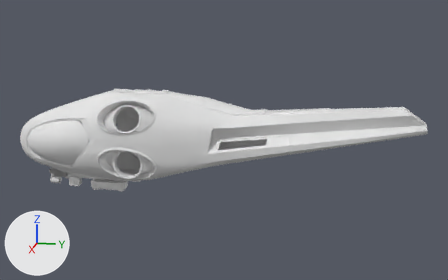
An edit to the Blender file Ornithopter.blend, drawn before and after from the same camera.
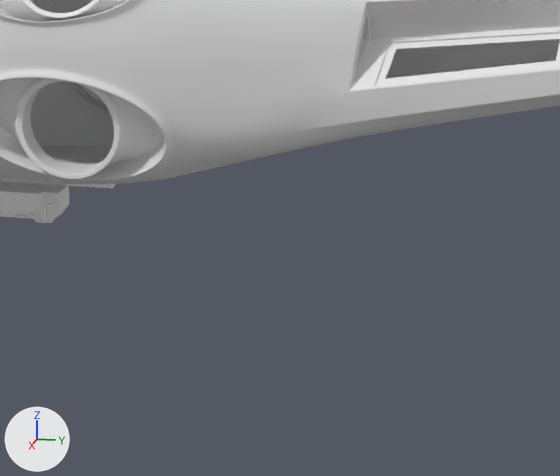
Old and new are each drawn whole from a 50 mm lens placed at (20.18, 4.26, 7.46), pointed at (-0.12, 0.2, 2.39) and again close up on the part from 24% to 60% of the width and 46% to 94% of the height. Lighting does not change. The marker at lower left points along +X, +Y and +Z.
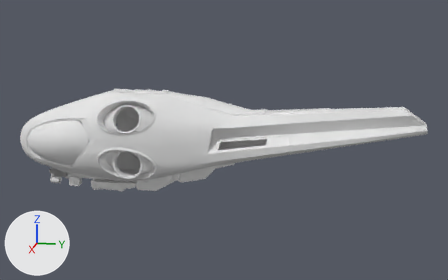
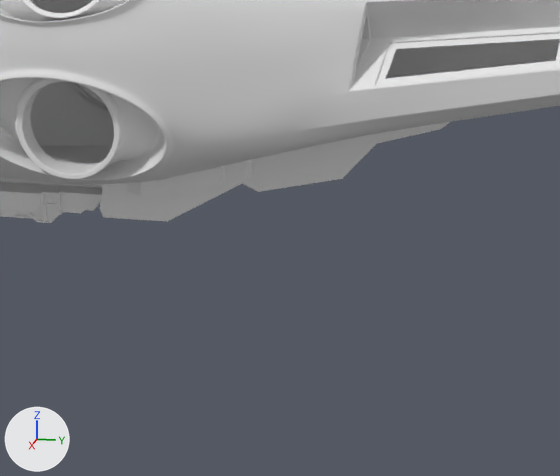
Commit message: Ornithopter 27

Where the change shows, as pixel boxes (x1, y1, x2, y2) in the close-ups (560 x 476 px):
'Cube.050', added: after (242, 122, 450, 192)
'Cube.049', added: after (100, 160, 251, 221)
'Cube.048', added: after (127, 166, 225, 197)
'Cube.044', added: after (60, 186, 102, 213)
'Cube.046', added: after (144, 172, 197, 194)
'Cube.045', added: after (190, 186, 217, 203)

Patch to the scene script:
```diff
--- a/Ornithopter.blend.py
+++ b/Ornithopter.blend.py
@@ me_cube_046 @@
+me_cube_046.from_pydata(...)  # 38 vertices, 24 faces; spans x -0.52..0.05, y -0.29..2.21, z 0.26..1.28
@@ me_cube_039 @@
+me_cube_039.from_pydata(...)  # 36 vertices, 30 faces; spans x -0.19..0.19, y -0.66..0.89, z -0.44..0.34
@@ me_cmt_line_003 @@
+me_cmt_line_003.from_pydata([(1.0, 0.14, 0.1), (1.0, -0.11, 0.03), (1.0, -0.14, -0.1), (1.0, 0.14, 0.04), (-1.0, 0.14, 0.1), (-1.0, -0.11, 0.03), (-1.0, -0.14, -0.1), (-1.0, 0.14, 0.04)], [], [(0, 1, 2, 3), (4, 7, 6, 5), (2, 6, 7, 3), (0, 4, 5, 1), (3, 7, 4, 0), (1, 5, 6, 2)])
@@ me_cube_044 @@
+me_cube_044.from_pydata(...)  # 16 vertices, 14 faces; spans x -0.05..0.05, y -0.45..0.557, z -0.212..0.216
@@ me_cmt_line_002 @@
+me_cmt_line_002.from_pydata([(1.0, -0.21, -0.14), (1.0, -0.27, -0.07), (1.0, -0.27, 0.02), (1.0, 0.27, 0.14), (-1.0, -0.21, -0.14), (1.0, 0.27, 0.07), (-1.0, -0.27, -0.07), (-1.0, -0.27, 0.02), (-1.0, 0.27, 0.14), (-1.0, 0.27, 0.07)], [], [(0, 5, 3, 2, 1), (4, 6, 7, 8, 9), (2, 3, 8, 7), (0, 1, 6, 4), (5, 0, 4, 9), (1, 2, 7, 6), (3, 5, 9, 8)])
@@ me_cube_036 @@
+me_cube_036.from_pydata(...)  # 26 vertices, 25 faces; spans x -0.155..0.068, y -0.137..0.344, z -0.102..0.11
@@ ob_cube_050 @@
+ob_cube_050 = bpy.data.objects.new('Cube.050', me_cube_046)
+ob_cube_050.location = (0.0, -1.448, 0.557)
@@ ob_cube_049 @@
+ob_cube_049 = bpy.data.objects.new('Cube.049', me_cube_039)
+ob_cube_049.location = (0.0, -2.24, 0.935)
+_m = ob_cube_049.modifiers.new('BTool_CMT_Line.003', 'BOOLEAN')
+_m.object = ob_cmt_line_003
@@ ob_cmt_line_003 @@
+ob_cmt_line_003 = bpy.data.objects.new('CMT_Line.003', me_cmt_line_003)
+ob_cmt_line_003.location = (0.0, -1.813, 0.805)
+ob_cmt_line_003.visible_camera = False
+ob_cmt_line_003.visible_diffuse = False
+ob_cmt_line_003.visible_glossy = False
+ob_cmt_line_003.visible_transmission = False
+ob_cmt_line_003.hide_render = True
@@ ob_cube_048 @@
+ob_cube_048 = bpy.data.objects.new('Cube.048', me_cube_044)
+ob_cube_048.location = (0.0, -2.143, 1.008)
+ob_cube_048.scale = (6.54, 1.0, 1.0)
+_m = ob_cube_048.modifiers.new('BTool_CMT_Line.002', 'BOOLEAN')
+_m.object = ob_cmt_line_002
@@ ob_cmt_line_002 @@
+ob_cmt_line_002 = bpy.data.objects.new('CMT_Line.002', me_cmt_line_002)
+ob_cmt_line_002.location = (0.0, -2.107, 0.962)
+ob_cmt_line_002.visible_camera = False
+ob_cmt_line_002.visible_diffuse = False
+ob_cmt_line_002.visible_glossy = False
+ob_cmt_line_002.visible_transmission = False
+ob_cmt_line_002.hide_render = True
@@ ob_cube_046 @@
+ob_cube_046 = bpy.data.objects.new('Cube.046', me_cube_044)
+ob_cube_046.location = (0.0, -2.143, 1.008)
+ob_cube_046.scale = (6.54, 1.0, 1.0)
+_m = ob_cube_046.modifiers.new('BTool_CMT_Line.002', 'BOOLEAN')
+_m.object = ob_cmt_line_002
+_m.operation = 'INTERSECT'
@@ ob_cube_045 @@
+ob_cube_045 = bpy.data.objects.new('Cube.045', me_cube_039)
+ob_cube_045.location = (0.0, -2.24, 0.935)
+_m = ob_cube_045.modifiers.new('BTool_CMT_Line.003', 'BOOLEAN')
+_m.object = ob_cmt_line_003
+_m.operation = 'INTERSECT'
@@ ob_cube_044 @@
+ob_cube_044 = bpy.data.objects.new('Cube.044', me_cube_036)
+ob_cube_044.location = (0.043, -3.21, 0.597)
```
